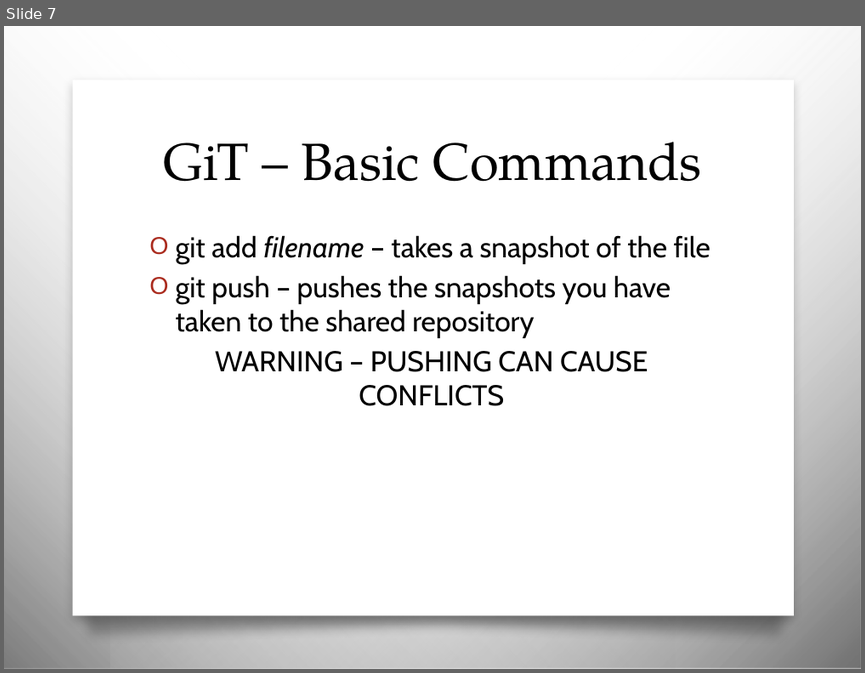
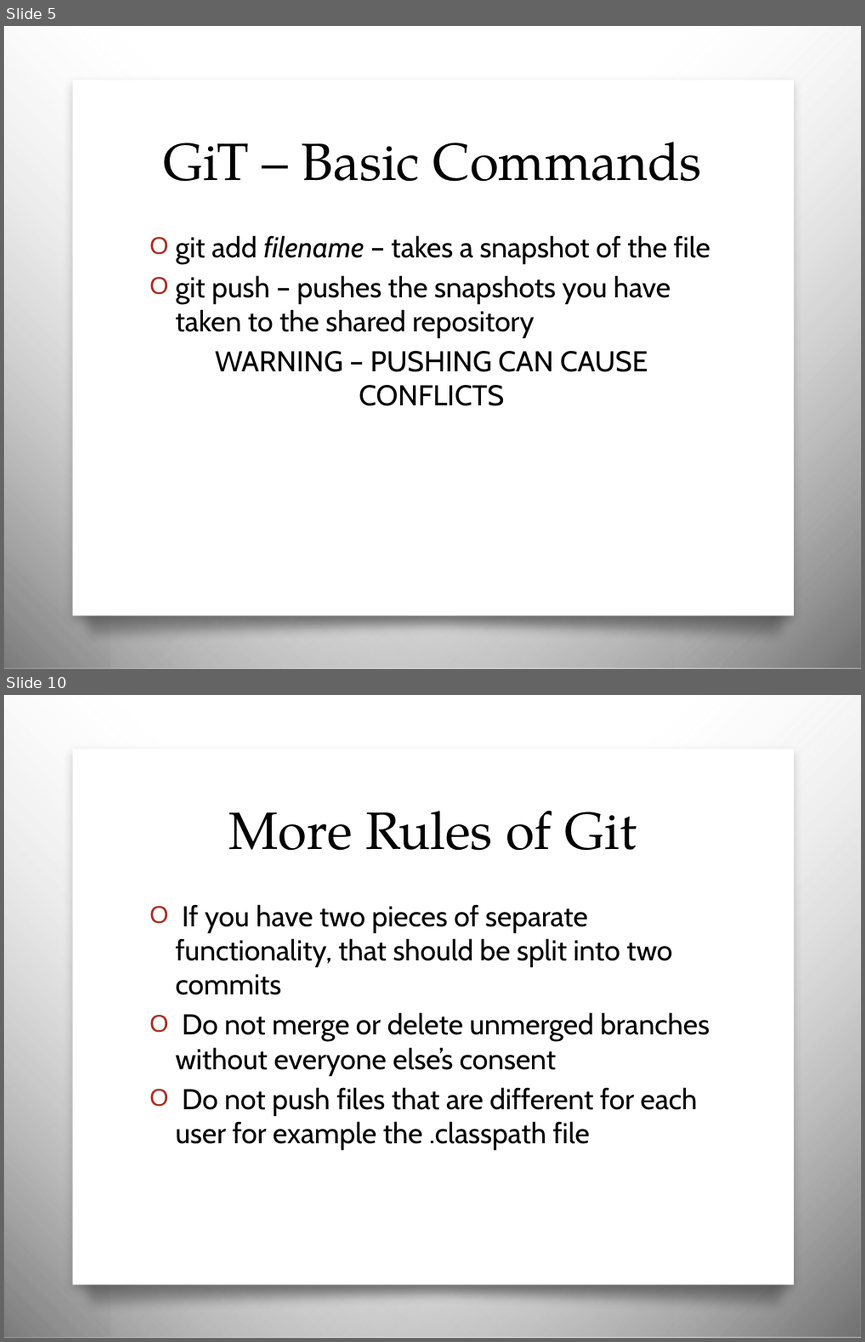
Before and after one commit to JCMander/PortalPower, a slide deck: Git/Git Slides.pptx. Shown one above the other, each under a label of ours: slide 7 before the commit, slides 5 and 10 after it; the slides between them are not shown. The pictures are 865x673 and 865x1342 pixels, drawn with LibreOffice and Linux fonts; fonts in the diff are those of the drawing; background and template pictures are left out. Boxes give left, top, right and bottom in pixels: in the first picture for what was removed or moved away, otherwise in the second. Text is boxed around its words. In the diff, an @@ line names an element or a change of style, - is before the commit and + after.

Commit message:
Jenkins + Git rules

```diff
--- a/Git/Git Slides.pptx
+++ b/Git/Git Slides.pptx
@@ slide 10 added at bbox=[4, 695, 861, 1338], background picture (left out); not listed: 4 template elements that a slide beside it also shows @@
@@ title added at bbox=[228, 811, 637, 851], 44 pt, text #000000 @@
+More Rules of Git
@@ text added at bbox=[176, 904, 710, 1150], 24 pt, text #000000 @@
+O If you have two pieces of separate functionality, that should be split into two commits
+O Do not merge or delete unmerged branches without everyone else’s consent
+O Do not push files that are different for each user for example the .classpath file
@@ what was slide 7 is now slide 5 @@
```
Also in this commit, not shown: 1 slide changed, 4 other slides added, 2 slides removed, 1 other file.
